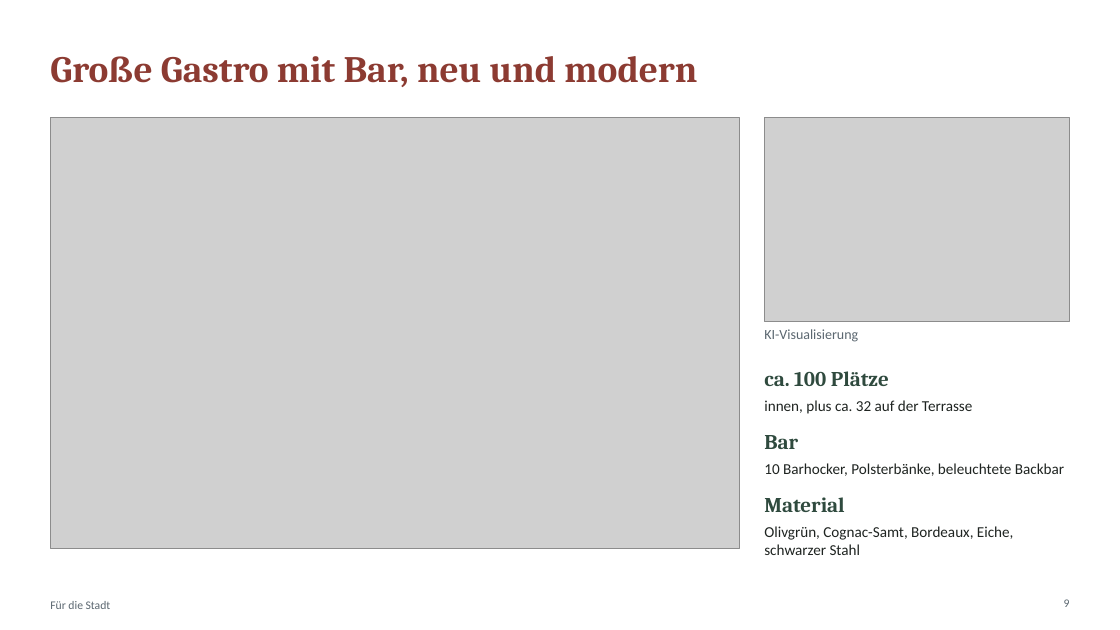
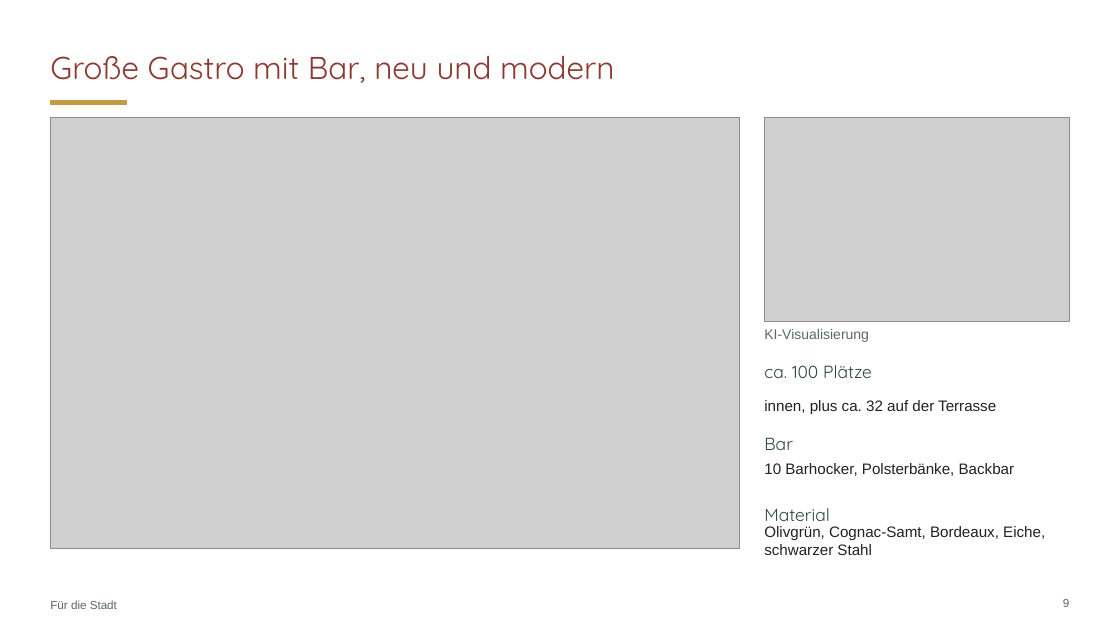
Before and after one commit to CartoonUsername/bau-projekt, a slide deck: slide 9 of praesentation/Neue-Mitte-Werlte_Baufeld3_6-Wohnungen_Gastro-EG.pptx. Drawn at 1120x630 pixels with LibreOffice and Linux fonts; fonts in the diff are those of the drawing; grey boxes stand for pictures. Boxes give left, top, right and bottom in pixels: in the first picture for what was removed or moved away, otherwise in the second. Text is boxed around its words. In the diff, an @@ line names an element or a change of style, - is before the commit and + after.

```diff
--- a/praesentation/Neue-Mitte-Werlte_Baufeld3_6-Wohnungen_Gastro-EG.pptx
+++ b/praesentation/Neue-Mitte-Werlte_Baufeld3_6-Wohnungen_Gastro-EG.pptx
@@ title "Große Gastro mit Bar, neu ..." at (50, 56, 614, 83): size 32 to 27 pt, font Cambria to Quicksand, bold off @@
@@ rectangle added at (50, 101, 126, 104), fill #C49A45, outline #C49A45 1 pt @@
@@ text at (764, 463, 1015, 476): text changed; font Calibri to Arial @@
-10 Barhocker, Polsterbänke, beleuchtete Backbar
+10 Barhocker, Polsterbänke, Backbar
@@ size 18 to 15 pt, font Cambria to Quicksand, bold off in 3 elements at (764, 365, 872, 378), (764, 437, 793, 450), (764, 508, 830, 527) @@
@@ text "Material": place and size @@
-text "Material" at (764, 497, 844, 512)
+text "Material" at (764, 508, 830, 527)
@@ font Calibri to Arial in 5 elements at (50, 600, 117, 609), (764, 329, 869, 342), (764, 400, 996, 414), (764, 526, 1045, 555), (1063, 599, 1069, 607) @@
```
Also in this commit, not shown: 25 other slides changed, 2 other files.
